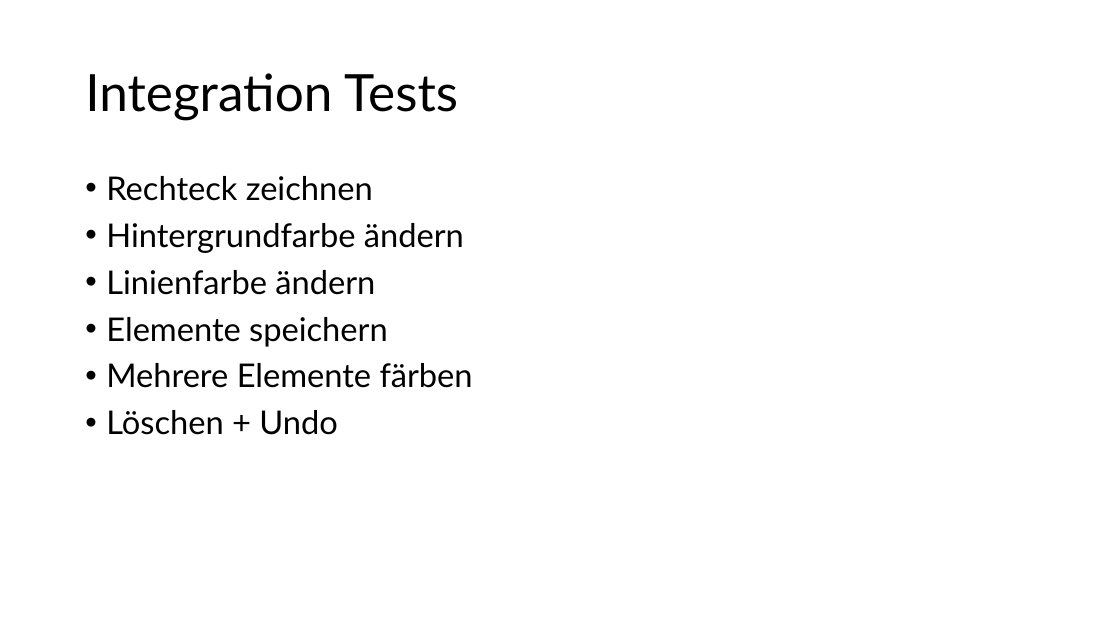
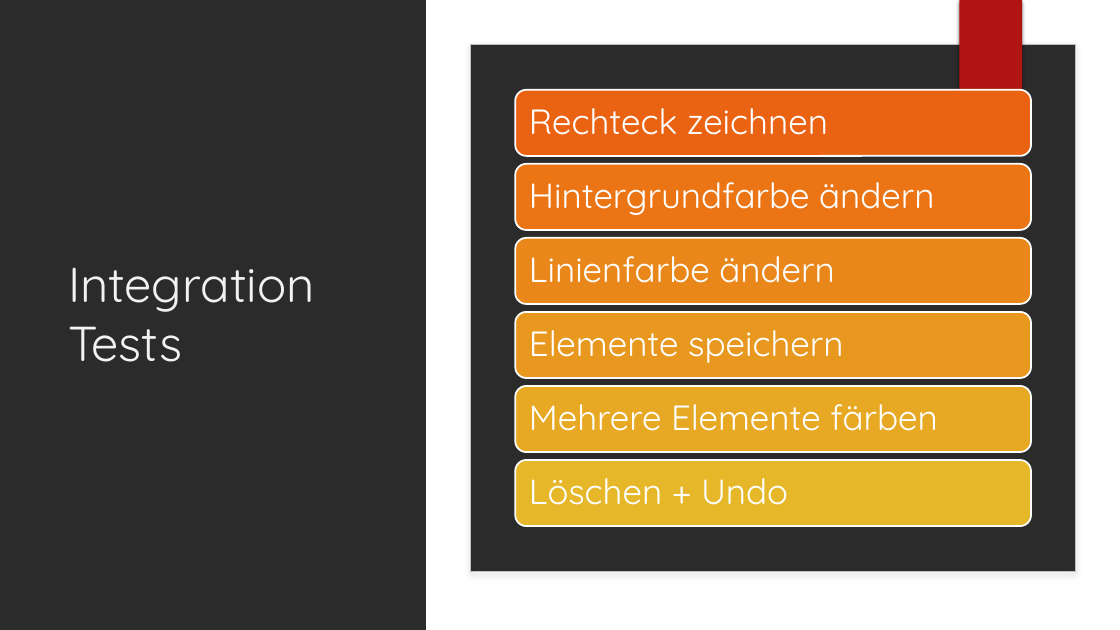
Before and after one commit to Jimbknight/excalidraw, a slide deck: slide 6 of Presentation.pptx (slide 7 before the commit). Drawn at 1120x630 pixels with LibreOffice and Linux fonts; fonts in the diff are those of the drawing; background and template pictures are left out; a plain dark background stands for a picture behind light text. Boxes give left, top, right and bottom in pixels: in the first picture for what was removed or moved away, otherwise in the second. Text is boxed around its words. In the diff, an @@ line names an element or a change of style, - is before the commit and + after.

```diff
--- a/Presentation.pptx
+++ b/Presentation.pptx
@@ background #FFFFFF to picture (left out) @@
@@ rectangle added at (426, 0, 1120, 630), fill #FFFFFF @@
@@ rectangle added at (959, 0, 1022, 105), fill #B01513 @@
@@ rectangle added at (960, 0, 1023, 105), fill #B01513 @@
@@ rounded rectangle added at (471, 45, 1075, 572), fill #FFFFFF, outline #BFBFBF 1 pt @@
@@ title "Integration Tests": place and size @@
-title "Integration Tests" at (85, 73, 458, 120)
+title "Integration Tests" at (68, 267, 315, 362)
@@ title "Integration Tests" at (68, 267, 315, 362): size 44 to 42 pt, font Lato to Quicksand, text colour #000000 to #F2F2F2; line spacing 0.9 to 1 @@
@@ text removed at (106, 176, 473, 435) @@
-• Rechteck zeichnen
-• Hintergrundfarbe ändern
-• Linienfarbe ändern
-• Elemente speichern
-• Mehrere Elemente färben
-• Löschen + Undo
@@ group added at (515, 90, 1031, 527): 6 rounded rectangles, 6 texts @@
+Rechteck zeichnen
+Hintergrundfarbe ändern
+Linienfarbe ändern
+Elemente speichern
+Mehrere Elemente färben
+Löschen + Undo
```
Also in this commit, not shown: 9 other slides changed, 2 slides removed.
